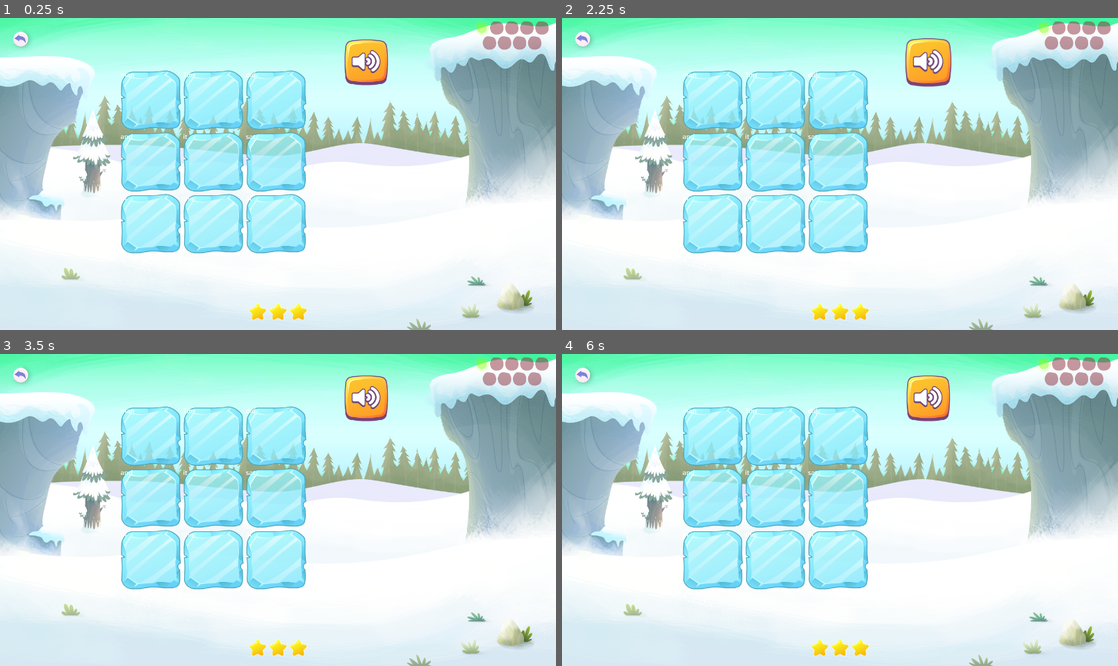
Above: before the commit, frames 1-4 (two rows, left to right).
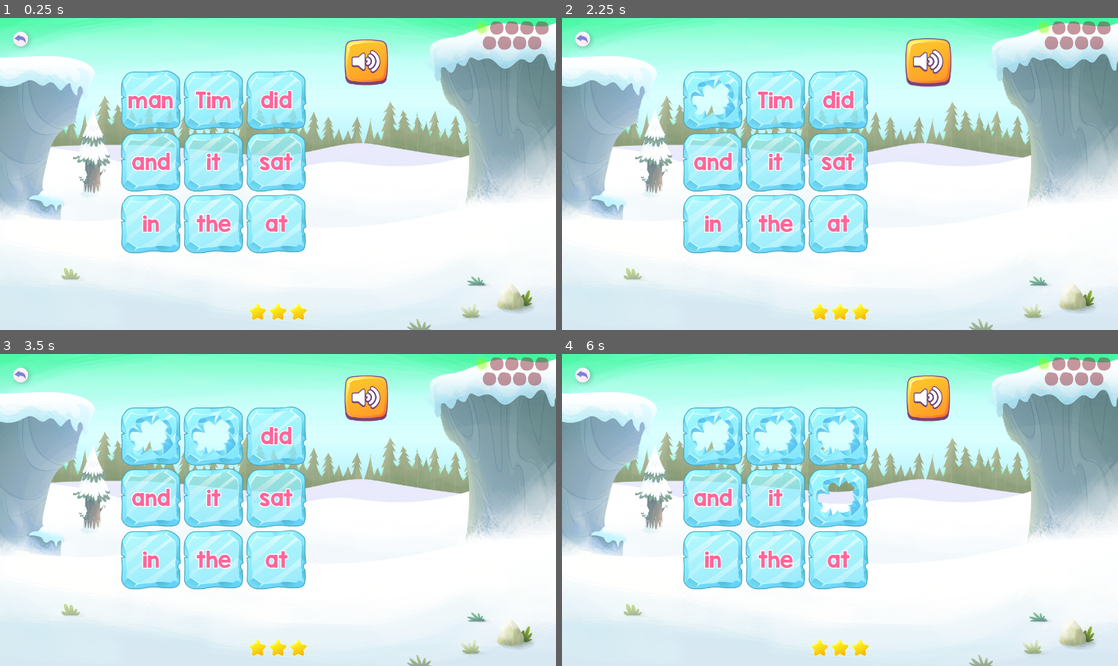
Above: after the commit, the same moments.

Repository: anatolbogun/knock-it-down-godot-port
Game: Godot game, scene res://src/game_states/main_game_state.tscn
The game is run twice, just before and just after one commit, with the same random seed, the same clock (stepped at 60 frames per second) and the same inputs.
Inputs (mouse positions are in pixels of both pictures, inside the frame that each line leads up to):
- Up to frame 1 (0.25 s): no input
- Up to frame 2 (2.25 s): click (928, 61) at 0.52 s; click (928, 61) at 1.27 s; click (712, 99) at 2 s, where only the run after the commit has a clickable "man"
- Up to frame 3 (3.5 s): click (211, 435) at 2.75 s, where only the run after the commit has a clickable "Tim"
- Up to frame 4 (6 s): click (840, 435) at 3.5 s, where only the run after the commit has a clickable "did"; click (712, 497) at 4.25 s, where only the run after the commit has a clickable "and"; click (773, 497) at 5 s, where only the run after the commit has a clickable "it"; click (840, 497) at 5.75 s, where only the run after the commit has a clickable "sat"

The runs differ from the first frame. In frame 1, 2.3% of the frame differs, in the area x 21-53%, y 17-69%; in frame 2, 2.7%; in frame 3, 3.2%; in frame 4, 4.4%, in the area x 21-55%, y 17-69%.

Commit message:
gameplay basically working; pending effects etc.

Diff:
--- a/src/actors/HoverButton.gd
+++ b/src/actors/HoverButton.gd
@@ -15,7 +15,6 @@
 
 	if center_pivot:
 		pivot_offset = size / 2
-
 
 	mouse_entered.connect(_on_mouse_entered)
 	mouse_exited.connect(_on_mouse_exited)
--- a/src/actors/words.gd
+++ b/src/actors/words.gd
@@ -2,20 +2,20 @@
 
 extends GridContainer
 
-signal word_selected(correct: bool)
+signal word_clicked(word:String, button: TextureButton, label: Label)
 
 @export var words: Array[String] :
 	set (value):
-		print(value)
 		words = value
 		reset()
 
-@export var shuffle:bool = true
+@export var shuffle:bool = true :
+	set (value):
+		shuffle = value
+		reset()
+
 @export_file() var texture:String
-@export_file() var correctTexture:String
-
-const STATUS_INCOMPLETE:int = 0
-const STATUS_PASSED:int = 1
+@export_file() var correct_texture:String
 
 func _enter_tree() -> void:
 	reset()
@@ -33,11 +33,17 @@
 		_words.shuffle()
 
 	for word in _words:
-		var textureRect: = TextureRect.new()
-		textureRect.set_meta("status", STATUS_INCOMPLETE)
-		textureRect.texture = load(texture) as Texture2D
-		add_child(textureRect)
+		var button: = TextureButton.new()
+		button.texture_normal = load(texture) as Texture2D
+		button.texture_disabled = load(correct_texture) as Texture2D
+		button.mouse_default_cursor_shape = Control.CURSOR_POINTING_HAND
+		add_child(button)
 
 		var label: = Label.new()
+		label.set_anchors_preset(Control.PRESET_FULL_RECT)
+		label.horizontal_alignment = HORIZONTAL_ALIGNMENT_CENTER
+		label.vertical_alignment = VERTICAL_ALIGNMENT_CENTER
 		label.text = word
-		textureRect.add_child(label)
+		button.add_child(label)
+
+		button.pressed.connect(func () -> void: word_clicked.emit(word, button, label))
--- a/src/actors/words.tscn
+++ b/src/actors/words.tscn
@@ -1,9 +1,12 @@
-[gd_scene load_steps=2 format=3 uid="uid://ex5k7hbpnm5c"]
+[gd_scene load_steps=3 format=3 uid="uid://ex5k7hbpnm5c"]
 
 [ext_resource type="Script" path="res://src/actors/words.gd" id="1_nvaax"]
+[ext_resource type="Theme" uid="uid://dugr7pfmmqfrb" path="res://src/themes/theme.tres" id="3_ericr"]
 
 [node name="Words" type="GridContainer"]
 offset_right = 40.0
 offset_bottom = 40.0
+theme = ExtResource("3_ericr")
 columns = 3
 script = ExtResource("1_nvaax")
+correct_texture = null
--- a/src/game_states/main_game_state.gd
+++ b/src/game_states/main_game_state.gd
@@ -1 +1,49 @@
 extends Node2D
+
+@export var narrator_audio_path: = "assets/audio/narrator/"
+@export var narrator_audio_prefix: = "find_the_word_"
+@export var narrator_audio_extension: = ".mp3"
+
+var words:Array
+var target:Dictionary
+
+func _enter_tree() -> void:
+	words = $Control/Words.words.map(func (word) -> Dictionary:
+		return {
+			"word": word,
+			"audio_resource": load(
+				"res://"
+				+ narrator_audio_path
+				+ narrator_audio_prefix
+				+ word
+				+ narrator_audio_extension
+			),
+		}
+	)
+
+	words.shuffle()
+	next_round()
+
+func _on_audio_button_pressed() -> void:
+	if target:
+		$AudioStreamPlayer.stream = target.audio_resource
+		$AudioStreamPlayer.play()
+
+func _on_words_word_clicked(word:String, button:TextureButton, label:Label) -> void:
+	if word == target.word:
+		button.disabled = true
+		label.queue_free()
+		next_round()
+
+func next_round() -> void:
+	var next_word = words.pop_back()
+
+	if !next_word:
+		game_over()
+		return
+
+	target = next_word
+	print("Target word: ", target.word)
+
+func game_over() -> void:
+	print("Game over")
--- a/src/game_states/main_game_state.tscn
+++ b/src/game_states/main_game_state.tscn
@@ -14,6 +14,8 @@
 
 [node name="MainGameState" type="Node2D"]
 script = ExtResource("1_cppd2")
+
+[node name="AudioStreamPlayer" type="AudioStreamPlayer" parent="."]
 
 [node name="Background" type="Sprite2D" parent="."]
 texture = ExtResource("1_mw4vm")
@@ -46,7 +48,7 @@
 script = ExtResource("4_183qp")
 hover_scale = 1.5
 
-[node name="TextureButton" type="TextureButton" parent="Control"]
+[node name="AudioButton" type="TextureButton" parent="Control"]
 layout_mode = 0
 offset_left = 845.0
 offset_top = 52.0
@@ -88,8 +90,11 @@
 offset_bottom = 452.0
 words = Array[String](["and", "at", "did", "in", "it", "man", "sat", "the", "Tim"])
 texture = "res://assets/spritesheets/assets.sprites/iceBlock.tres"
-correctTexture = "res://assets/spritesheets/assets.sprites/iceBlockDestroyed.tres"
+correct_texture = "res://assets/spritesheets/assets.sprites/iceBlockDestroyed.tres"
 metadata/_edit_use_anchors_ = true
 
 [node name="Smoother" type="Node" parent="."]
 script = ExtResource("9_fsder")
+
+[connection signal="pressed" from="Control/AudioButton" to="." method="_on_audio_button_pressed"]
+[connection signal="word_clicked" from="Control/Words" to="." method="_on_words_word_clicked"]
--- /dev/null
+++ b/src/themes/theme.tres
@@ -0,0 +1,10 @@
+[gd_resource type="Theme" load_steps=2 format=3 uid="uid://dugr7pfmmqfrb"]
+
+[ext_resource type="FontFile" uid="uid://ch7jvbq3lb8qt" path="res://assets/fonts/kg-blank-space-solid.ttf" id="1_2a4c1"]
+
+[resource]
+Label/colors/font_color = Color(1, 0.4, 0.6, 1)
+Label/colors/font_outline_color = Color(1, 1, 1, 1)
+Label/constants/outline_size = 10
+Label/font_sizes/font_size = 48
+Label/fonts/font = ExtResource("1_2a4c1")
